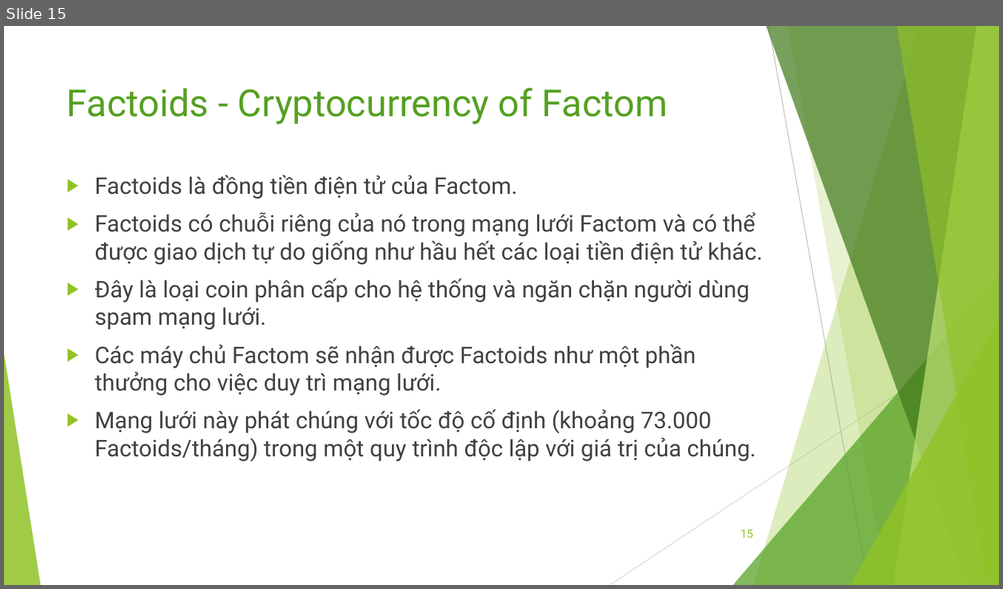
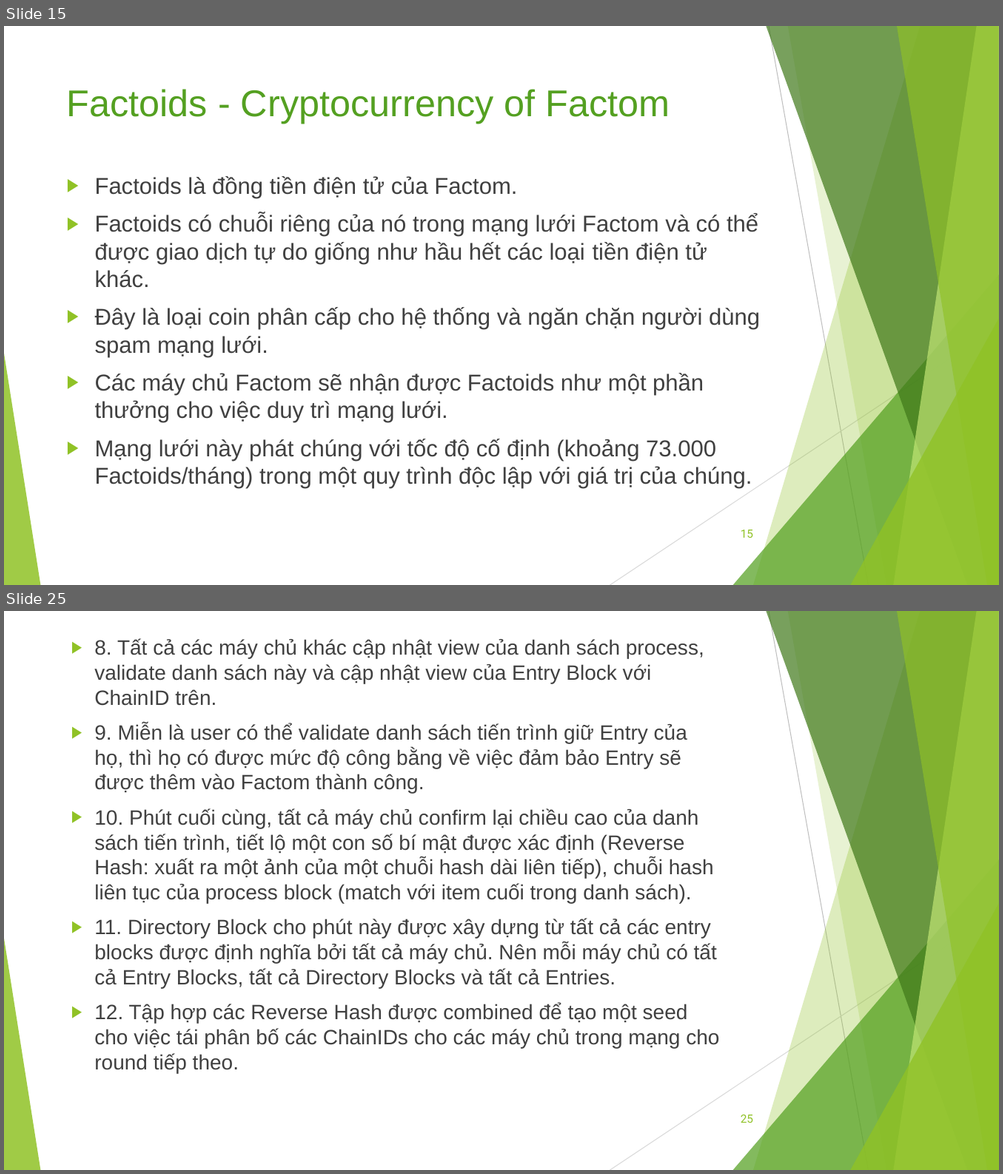
Before and after one commit to bku-blockchain/factom-research, a slide deck: docs/factom.pptx. Shown one above the other, each under a label of ours: slide 15 before the commit, slides 15 and 25 after it; the slides between them are not shown. The pictures are 1003x589 and 1003x1174 pixels, drawn with LibreOffice and Linux fonts; fonts in the diff are those of the drawing. Boxes give left, top, right and bottom in pixels: in the first picture for what was removed or moved away, otherwise in the second. Text is boxed around its words. In the diff, an @@ line names an element or a change of style, - is before the commit and + after.

```diff
--- a/docs/factom.pptx
+++ b/docs/factom.pptx
@@ slide 25 added at (4, 611, 999, 1170), background #FFFFFF; not listed: 10 template elements that a slide beside it also shows @@
@@ text added at (94, 638, 719, 1073), 20 pt, text #404040 @@
+  ▶ 8. Tất cả các máy chủ khác cập nhật view của danh sách process, validate danh sách này và cập nhật view của Entry Block với ChainID trên.
+  ▶ 9. Miễn là user có thể validate danh sách tiến trình giữ Entry của họ, thì họ có được mức độ công bằng về việc đảm bảo Entry sẽ được thêm vào Factom thành công.
+  ▶ 10. Phút cuối cùng, tất cả máy chủ confirm lại chiều cao của danh sách tiến trình, tiết lộ một con số bí mật được xác định (Reverse Hash: xuất ra một ảnh của một chuỗi hash dài liên tiếp), chuỗi hash liên tục của process block (match với item cuối trong danh sách).
+  ▶ 11. Directory Block cho phút này được xây dựng từ tất cả các entry blocks được định nghĩa bởi tất cả máy chủ. Nên mỗi máy chủ có tất cả Entry Blocks, tất cả Directory Blocks và tất cả Entries.
+  ▶ 12. Tập hợp các Reverse Hash được combined để tạo một seed cho việc tái phân bố các ChainIDs cho các máy chủ trong mạng cho round tiếp theo.
@@ page number added at (740, 1115, 753, 1123), 11 pt, text #90C226 @@
+25
@@ slide 15 changed as well @@
@@ title "Factoids - Cryptocurrency of Factom" at (67, 89, 669, 124): font Roboto to Arial @@
@@ text "Factoids là đồng tiền điện ..." at (95, 176, 760, 488): font Roboto to Arial @@
```
Also in this commit, not shown: 14 other slides changed, 16 other slides added, 2 other files.
